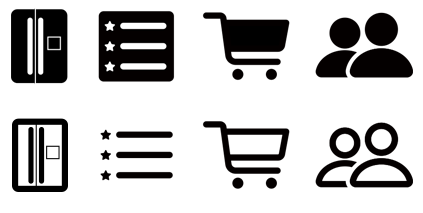
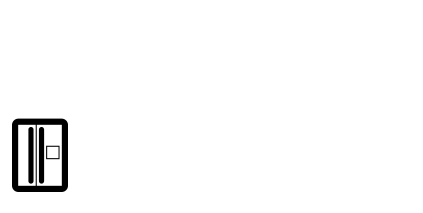
Layers edited between the first and the second 423 × 213 image:
hid "레이어 1" over [left=11, top=8, right=413, bottom=189]
